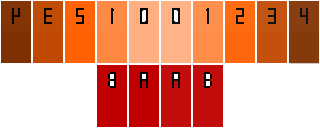
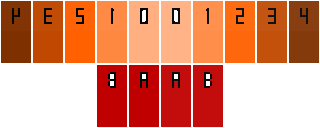
Revision of a layered 320 x 128 image; what changed, layer by layer:
painted on "spriteSheet.png" over box(290, 63, 319, 64)
